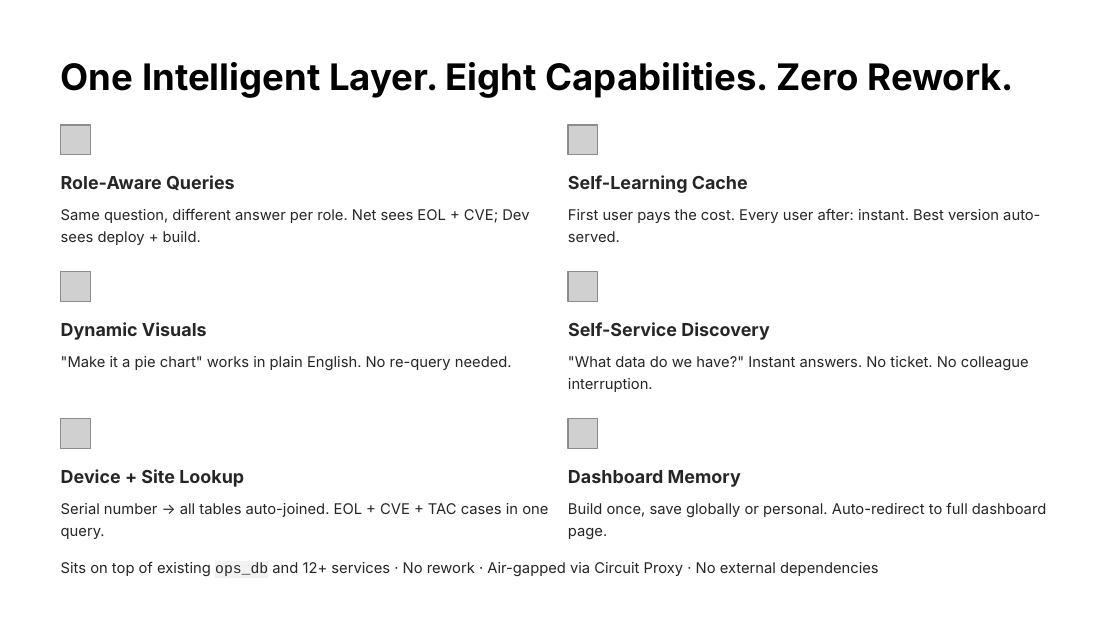
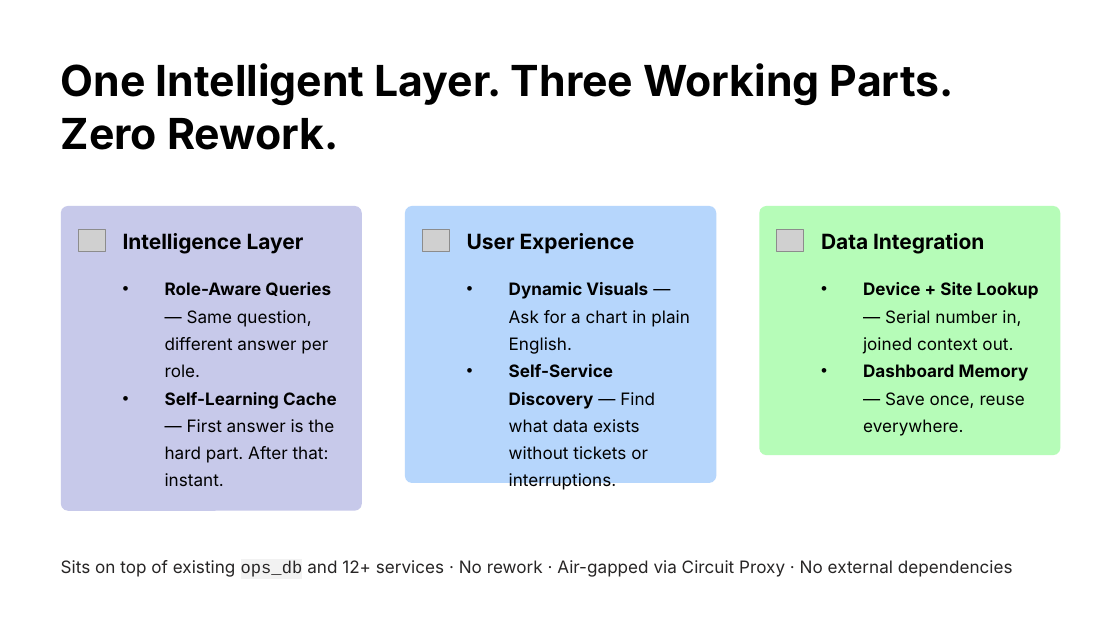
Before and after one commit to hamzaanwar12/template_check, a slide deck: slide 3 of Turning-Ops-Data-Into-Actionable-Intelligence.pptx. Drawn at 1120x630 pixels with LibreOffice and Linux fonts; fonts in the diff are those of the drawing; grey boxes stand for pictures; background and template pictures are left out. Boxes give left, top, right and bottom in pixels: in the first picture for what was removed or moved away, otherwise in the second. Text is boxed around its words. In the diff, an @@ line names an element or a change of style, - is before the commit and + after.

```diff
--- a/Turning-Ops-Data-Into-Actionable-Intelligence.pptx
+++ b/Turning-Ops-Data-Into-Actionable-Intelligence.pptx
@@ text at (61,63,954,150): text changed; size 23.5 to 27.5 pt @@
-One Intelligent Layer. Eight Capabilities. Zero Rework.
+One Intelligent Layer. Three Working Parts. Zero Rework.
@@ picture removed at (60,125,91,156) @@
@@ picture removed at (568,125,598,156) @@
@@ text removed at (61,175,235,190) @@
-Role-Aware Queries
@@ text removed at (568,175,748,193) @@
-Self-Learning Cache
@@ rounded rectangle added at (60,206,362,511), fill #C7C9EA @@
@@ rounded rectangle added at (404,206,716,483), fill #B6D6FC @@
@@ text removed at (568,208,1040,242) @@
-First user pays the cost. Every user after: instant. Best version auto-served.
@@ rounded rectangle added at (759,206,1061,456), fill #B6FCB8 @@
@@ picture added at (78,230,105,251) @@
@@ text at (123,233,304,254): text changed; size 9.5 to 13.5 pt; text colour #272525 to #000000; bold on @@
-Same question, different answer per role. Net sees EOL + CVE; Dev sees deploy + build.
+Intelligence Layer
@@ picture added at (422,230,449,251) @@
@@ text added at (467,233,635,254), 13.5 pt, text #000000, bold @@
+User Experience
@@ picture added at (776,230,803,251) @@
@@ text added at (821,233,984,254), 13.5 pt, text #000000, bold @@
+Data Integration
@@ picture removed at (60,272,91,302) @@
@@ text added at (165,282,337,487), 11 pt, text #000000 @@
+• Role-Aware Queries — Same question, different answer per role.
+• Self-Learning Cache — First answer is the hard part. After that: instant.
@@ text at (509,282,690,460): text changed; size 11.5 to 11 pt; text colour #272525 to #000000; bold off @@
-Dynamic Visuals
+• Dynamic Visuals — Ask for a chart in plain English.
+• Self-Service Discovery — Find what data exists without tickets or interruptions.
@@ picture removed at (568,272,598,302) @@
@@ text added at (863,282,1039,436), 11 pt, text #000000 @@
+• Device + Site Lookup — Serial number in, joined context out.
+• Dashboard Memory — Save once, reuse everywhere.
@@ text removed at (568,322,769,340) @@
-Self-Service Discovery
@@ text removed at (61,356,512,370) @@
-"Make it a pie chart" works in plain English. No re-query needed.
@@ text removed at (568,356,1029,392) @@
-"What data do we have?" Instant answers. No ticket. No colleague interruption.
@@ picture removed at (60,419,91,449) @@
@@ picture removed at (568,419,598,449) @@
@@ text removed at (61,469,244,487) @@
-Device + Site Lookup
@@ text removed at (568,470,741,487) @@
-Dashboard Memory
@@ text removed at (61,503,548,539) @@
-Serial number → all tables auto-joined. EOL + CVE + TAC cases in one query.
@@ text removed at (568,502,1046,539) @@
-Build once, save globally or personal. Auto-redirect to full dashboard page.
@@ text "Sits on top of existing ..." at (61,560,1013,577): size 9.5 to 11 pt; line spacing 1.24 to 1.33 @@
```
Also in this commit, not shown: 2 other slides changed.
